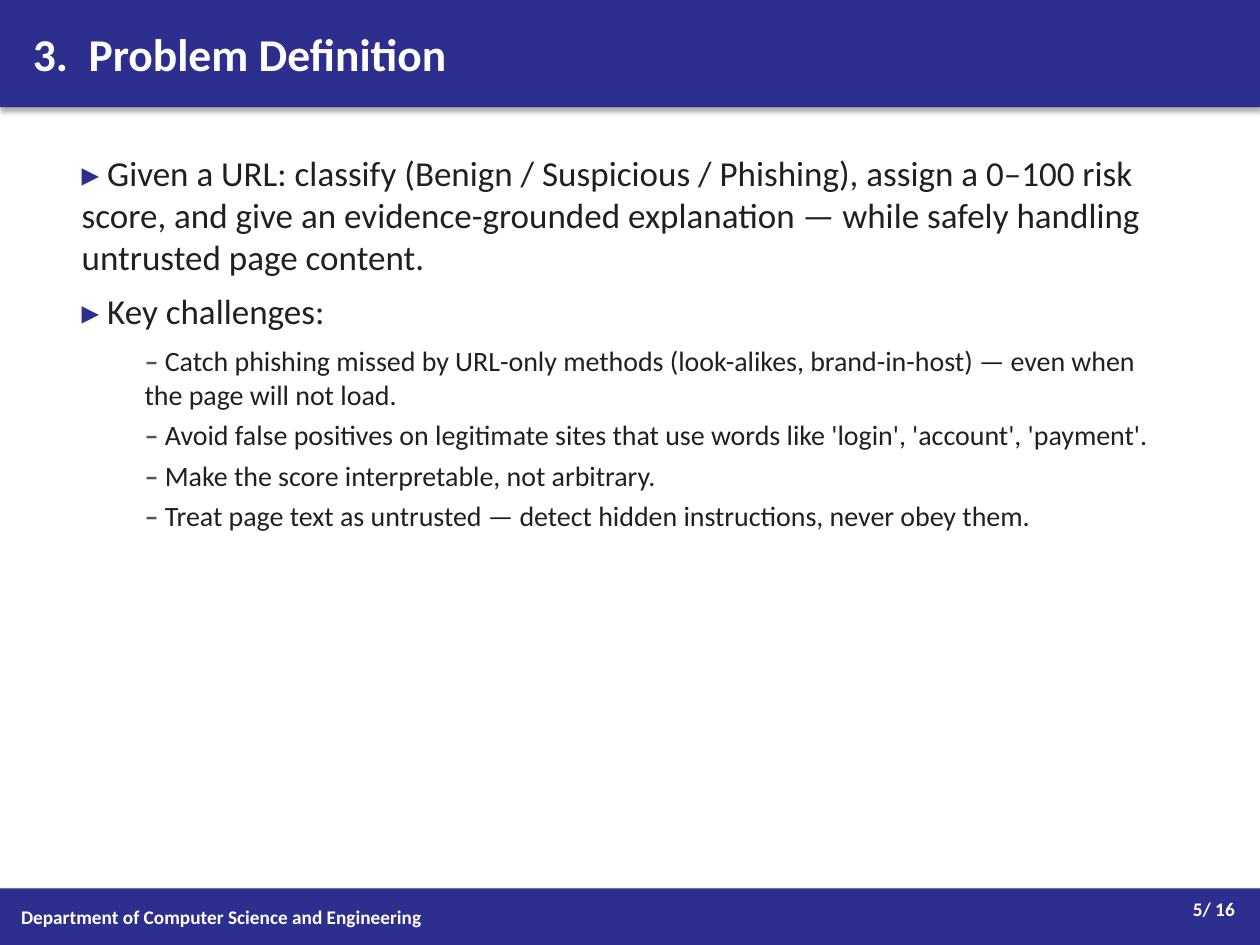
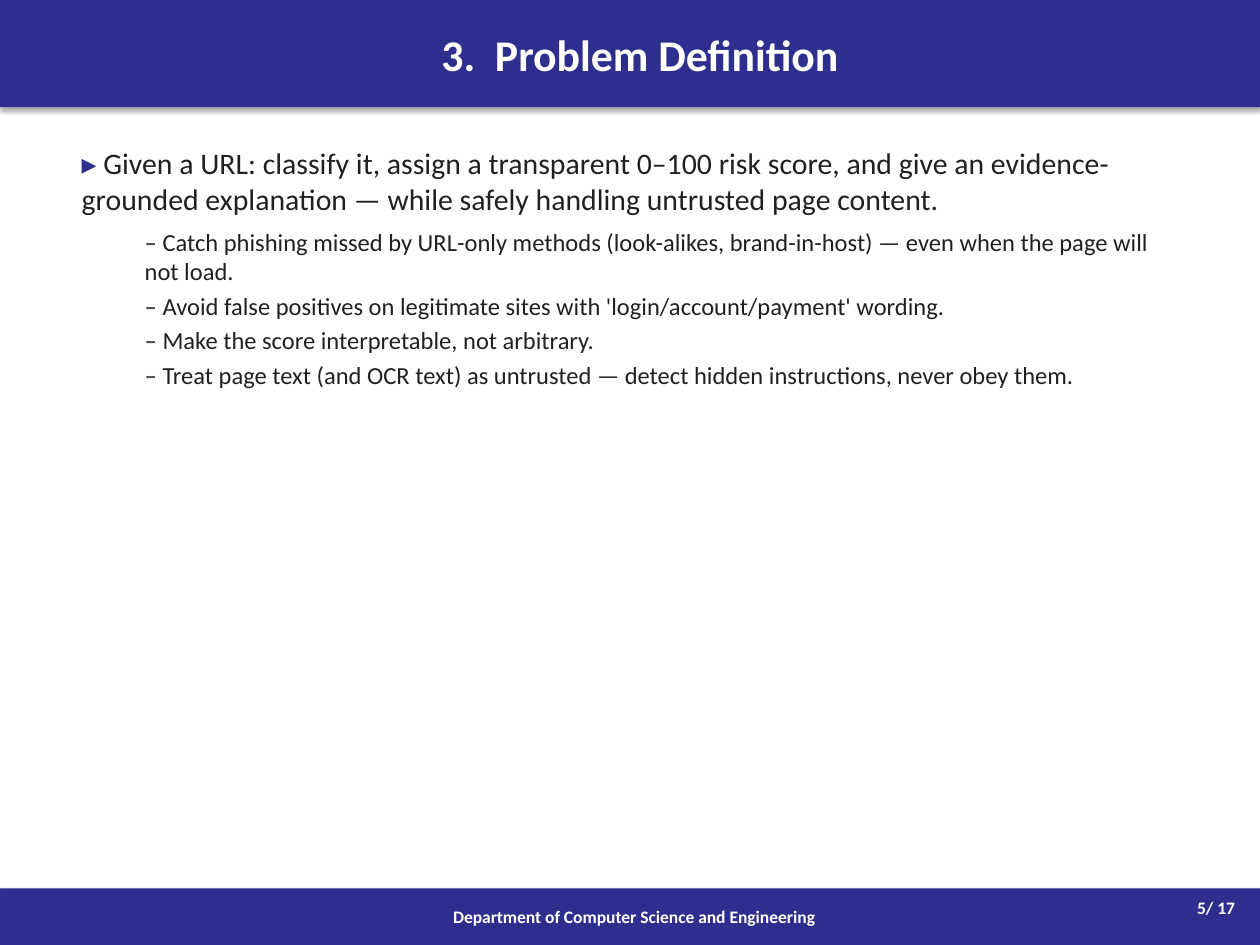
Before and after one commit to Advityaa/fake-url-detection, a slide deck: slide 5 of Project_Progress_Presentation.pptx. Drawn at 1260x945 pixels with LibreOffice and Linux fonts; fonts in the diff are those of the drawing. Boxes give left, top, right and bottom in pixels: in the first picture for what was removed or moved away, otherwise in the second. Text is boxed around its words. In the diff, an @@ line names an element or a change of style, - is before the commit and + after.

```diff
--- a/Project_Progress_Presentation.pptx
+++ b/Project_Progress_Presentation.pptx
@@ rectangle "3. Problem Definition" at box(0, 0, 1260, 107): size 26 to 25 pt; alignment left to centre @@
@@ text at box(82, 153, 1109, 215): text changed; size 20 to 17 pt @@
-▸ Given a URL: classify (Benign / Suspicious / Phishing), assign a 0–100 risk score, and give an evidence-grounded explanation — while safely handling untrusted page content.
-▸ Key challenges:
+▸ Given a URL: classify it, assign a transparent 0–100 risk score, and give an evidence-grounded explanation — while safely handling untrusted page content.
@@ text at box(145, 233, 1147, 353): size 16 to 14 pt in "– Catch phishing missed by URL-only methods ...", "– Make the score interpretable, not arbitrary."; less space between paragraphs @@
@@ text at box(163, 298, 944, 320): text changed; size 16 to 14 pt @@
-  – Avoid false positives on legitimate sites that use words like 'login', 'account', 'payment'.
+  – Avoid false positives on legitimate sites with 'login/account/payment' wording.
@@ text at box(163, 366, 1073, 389): text changed; size 16 to 14 pt @@
-  – Treat page text as untrusted — detect hidden instructions, never obey them.
+  – Treat page text (and OCR text) as untrusted — detect hidden instructions, never obey them.
@@ rectangle "Department of Computer Science and ..." at box(0, 888, 1260, 945): size 11 to 10 pt; alignment left to centre @@
@@ text at box(1197, 901, 1235, 915): text changed; size 11 to 10 pt @@
-5/ 16
+5/ 17
```
Also in this commit, not shown: 9 other slides changed, 7 slides added, 6 slides removed, 3 other files.
